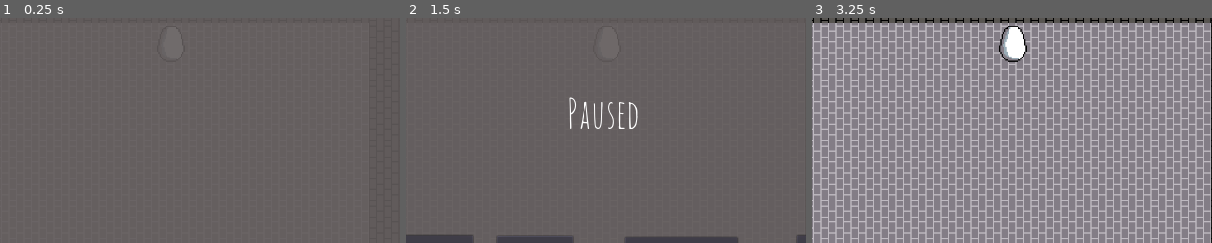
Above: before the commit, frames 1-3 (left to right).
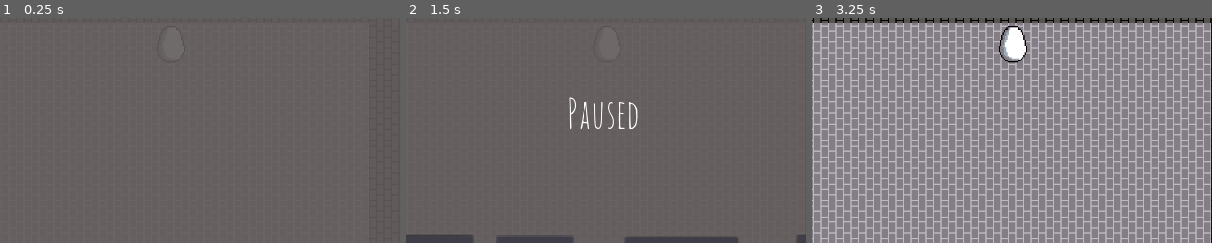
Above: after the commit, the same moments.

Repository: elpython3/Bad-Egg-Factory
Game: Godot game, scene res://src_and_scenes/Rooms/RoomTemplate.tscn
The game is run twice, just before and just after one commit, with the same random seed, the same clock (stepped at 60 frames per second) and the same inputs. This scene is started directly instead of the project's main scene. Sound files missing from this copy of the repository are replaced by a short silence.
Inputs (mouse positions are % of the whole screen's width and height, from its top left):
- Up to frame 1 (0.25 s): no input
- Up to frame 2 (1.5 s): click (87, 8) at 0.5 s; click (93, 9) at 1.25 s
- Up to frame 3 (3.25 s): click "Retry" at 2 s; tap Enter at 2.75 s; move the mouse to (45, 70) at 2.77 s; hold W (move_up) from 2.78 s (still down); click (45, 70) at 2.85 s
The pictures show only the part of the screen within x 24-74%, y 12-62%; the shares and areas given below are measured in that part.

The runs differ from the first frame. In frame 3, 0.2% of the frame differs, in the area x 46-54%, y 3-20%.

Commit message:
10th commit

Diff:
--- a/src_and_scenes/Player.gd
+++ b/src_and_scenes/Player.gd
@@ -28,6 +28,7 @@
 var killed = false
 var should_die = false
 var falling_hard = false
+var start_emit_kill = false
 
 var old_pos
 var dist = 0.0
@@ -62,6 +63,8 @@
 		$AnimatedSprite.animation = "crack"
 	if finished == true:
 		emit_signal("finish")
+	if start_emit_kill == true:
+		emit_signal("hit")
 
 func _physics_process(delta):
 	if finished == false:
@@ -147,13 +150,16 @@
 	show()
 	position = pos
 	$AnimatedSprite.animation = "default"
-	#set_deferred("mode", RigidBody2D.MODE_STATIC)
+	rotation = 0
+	print(position, pos)
+	set_deferred("mode", RigidBody2D.MODE_STATIC)
 	should_update = false
 	finished = false
 	should_die = false
 	killed = false
 	play_crack = false
 	start_kill_timer = false
+	start_emit_kill = false
 
 
 	#set_deferred("mode", RigidBody2D.MODE_STATIC)
@@ -167,4 +173,4 @@
 
 
 func _on_KillTimer_timeout():
-	emit_signal("hit")
+	start_emit_kill = true
--- a/src_and_scenes/Rooms/RoomTemplate.gd
+++ b/src_and_scenes/Rooms/RoomTemplate.gd
@@ -106,6 +106,7 @@
 		$BG.play()
 
 		init = true
+	play_game_over = false
 
 
 
